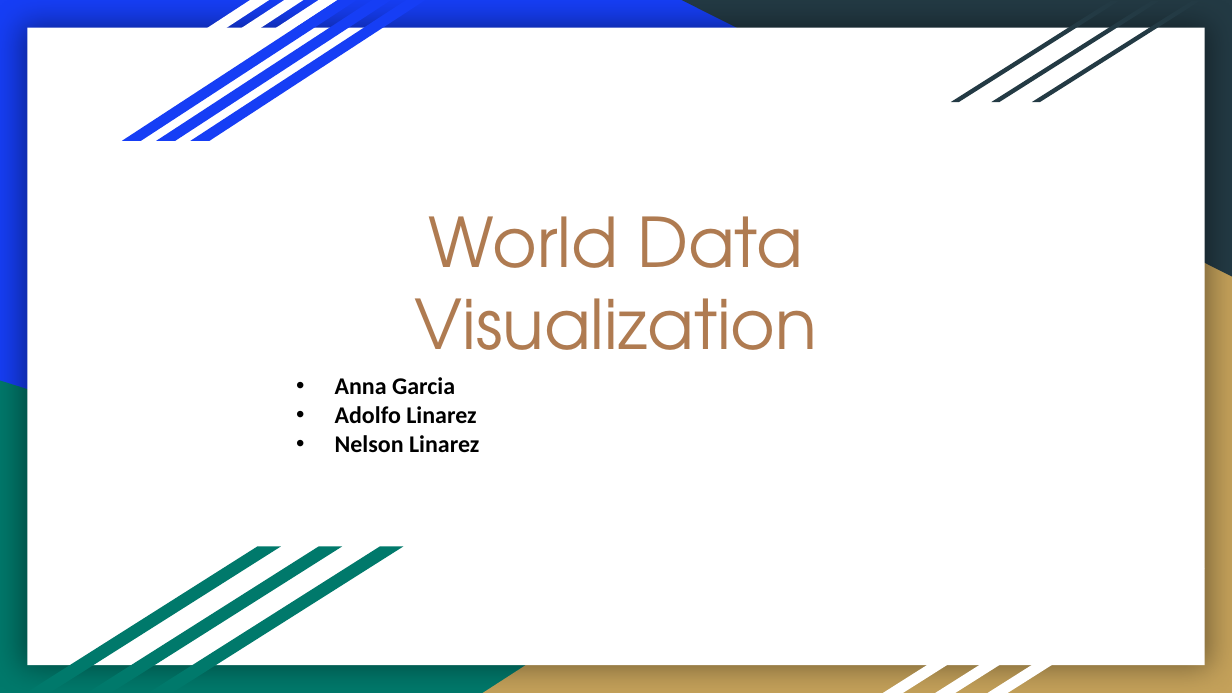
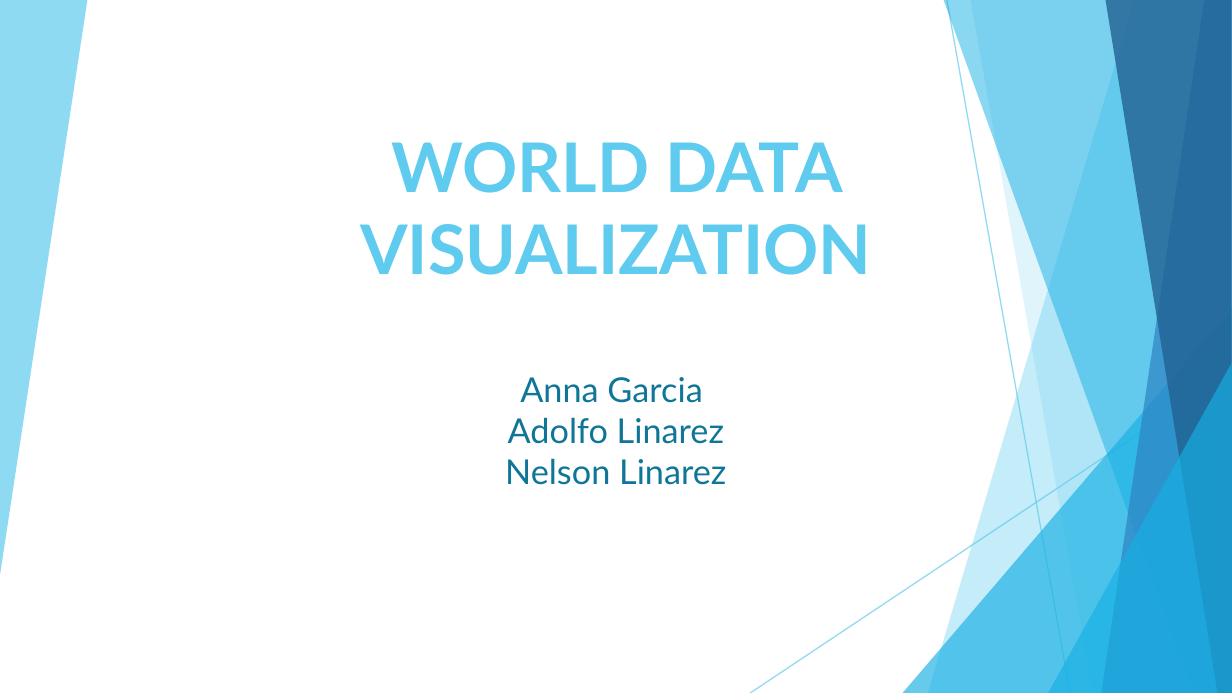
Before and after one commit to nelsonalb/World_Population-Project-3, a slide deck: slide 1 of Project 3- World Data Population.pptx. Drawn at 1232x693 pixels with LibreOffice and Linux fonts; fonts in the diff are those of the drawing. Boxes give left, top, right and bottom in pixels: in the first picture for what was removed or moved away, otherwise in the second. Text is boxed around its words. In the diff, an @@ line names an element or a change of style, - is before the commit and + after.

```diff
--- a/Project 3- World Data Population.pptx
+++ b/Project 3- World Data Population.pptx
@@ background #163EF5 to #FFFFFF @@
@@ rectangle removed at bbox=[27, 28, 1205, 665] @@
@@ parallelogram removed at bbox=[34, 0, 269, 140] @@
@@ parallelogram removed at bbox=[69, 0, 303, 140] @@
@@ parallelogram removed at bbox=[103, 0, 338, 140] @@
@@ parallelogram removed at bbox=[122, 0, 356, 140] @@
@@ parallelogram removed at bbox=[156, 0, 391, 140] @@
@@ parallelogram removed at bbox=[191, 0, 425, 140] @@
@@ right triangle removed at bbox=[681, 0, 1232, 276] @@
@@ parallelogram removed at bbox=[951, 1, 1120, 102] @@
@@ parallelogram removed at bbox=[992, 1, 1161, 102] @@
@@ parallelogram removed at bbox=[1032, 1, 1201, 102] @@
@@ title at bbox=[360, 142, 871, 275]: text changed; font TeX Gyre Adventor to Lato; text colour #AF7B51 to #5FCBEF; bold on @@
-World Data Visualization
+WORLD DATA VISUALIZATION
@@ right triangle removed at bbox=[483, 209, 1232, 693] @@
@@ text "Anna Garcia": place and size @@
-text "Anna Garcia" at bbox=[335, 377, 479, 452]
+text "Anna Garcia" at bbox=[505, 377, 726, 485]
@@ text "Anna Garcia" at bbox=[505, 377, 726, 485]: size 14 to 20 pt, font Calibri to Lato, text colour #000000 to #0F7698, bold off; alignment left to centre; bullet • to none @@
@@ right triangle removed at bbox=[0, 381, 993, 693] @@
@@ group added at bbox=[0, 0, 1232, 693]: 6 freeform shapes, 2 lines, 2 triangles @@
@@ parallelogram removed at bbox=[27, 547, 281, 692] @@
@@ parallelogram removed at bbox=[87, 547, 341, 692] @@
@@ parallelogram removed at bbox=[149, 547, 403, 692] @@
@@ parallelogram removed at bbox=[883, 568, 1100, 692] @@
@@ parallelogram removed at bbox=[935, 568, 1152, 692] @@
@@ parallelogram removed at bbox=[988, 568, 1205, 692] @@
```
Also in this commit, not shown: 6 other slides changed, 1 slide added, 1 slide removed.
